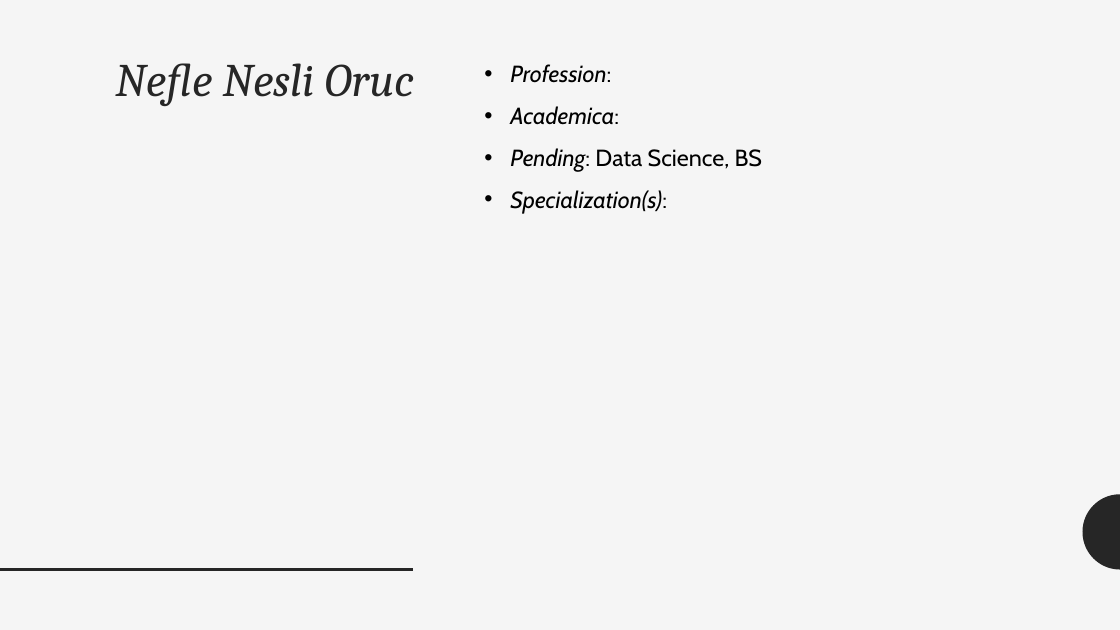
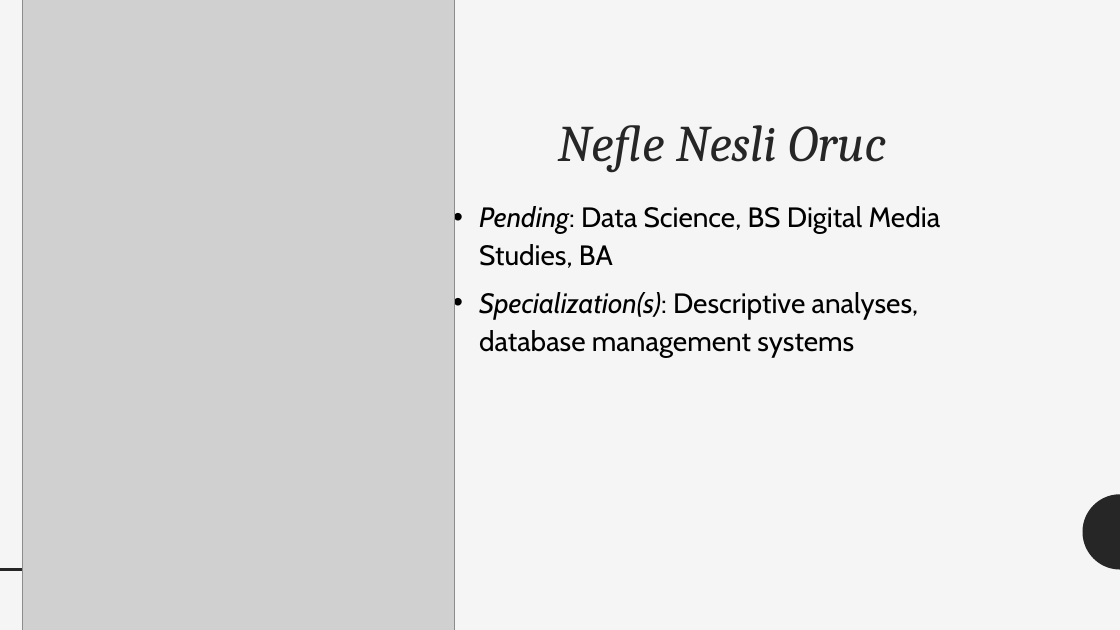
Before and after one commit to ezgisiir/URMCVenitaltorAllocation, a slide deck: slide 5 of Docs/ClientMeetings/2022_02_14_Meeting/2022_02_14_MeetingPresentation.pptx. Drawn at 1120x630 pixels with LibreOffice and Linux fonts; fonts in the diff are those of the drawing; grey boxes stand for pictures. Boxes give left, top, right and bottom in pixels: in the first picture for what was removed or moved away, otherwise in the second. Text is boxed around its words. In the diff, an @@ line names an element or a change of style, - is before the commit and + after.

```diff
--- a/Docs/ClientMeetings/2022_02_14_Meeting/2022_02_14_MeetingPresentation.pptx
+++ b/Docs/ClientMeetings/2022_02_14_Meeting/2022_02_14_MeetingPresentation.pptx
@@ picture added at [22, 0, 455, 630] @@
@@ title "Nefle Nesli Oruc": place and size @@
-title "Nefle Nesli Oruc" at [115, 63, 415, 106]
+title "Nefle Nesli Oruc" at [558, 125, 887, 172]
@@ title "Nefle Nesli Oruc" at [558, 125, 887, 172]: size 40 to 44 pt @@
@@ text at [479, 206, 941, 357]: text changed; size 20 to 24 pt; italic off @@
-• Profession:
-• Academica:
-• Pending: Data Science, BS
-• Specialization(s):
+• Pending: Data Science, BS Digital Media Studies, BA
+• Specialization(s): Descriptive analyses, database management systems
```
